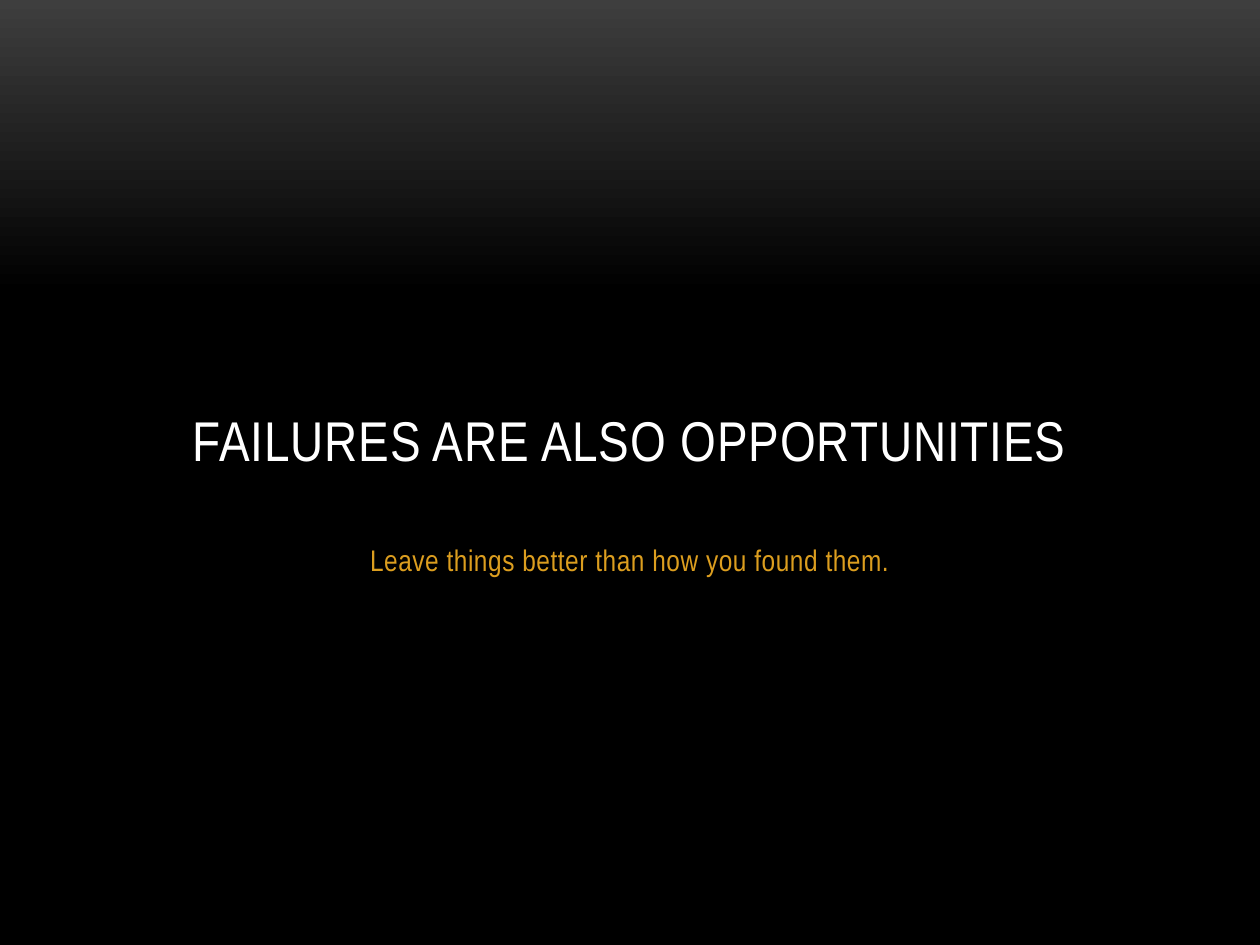
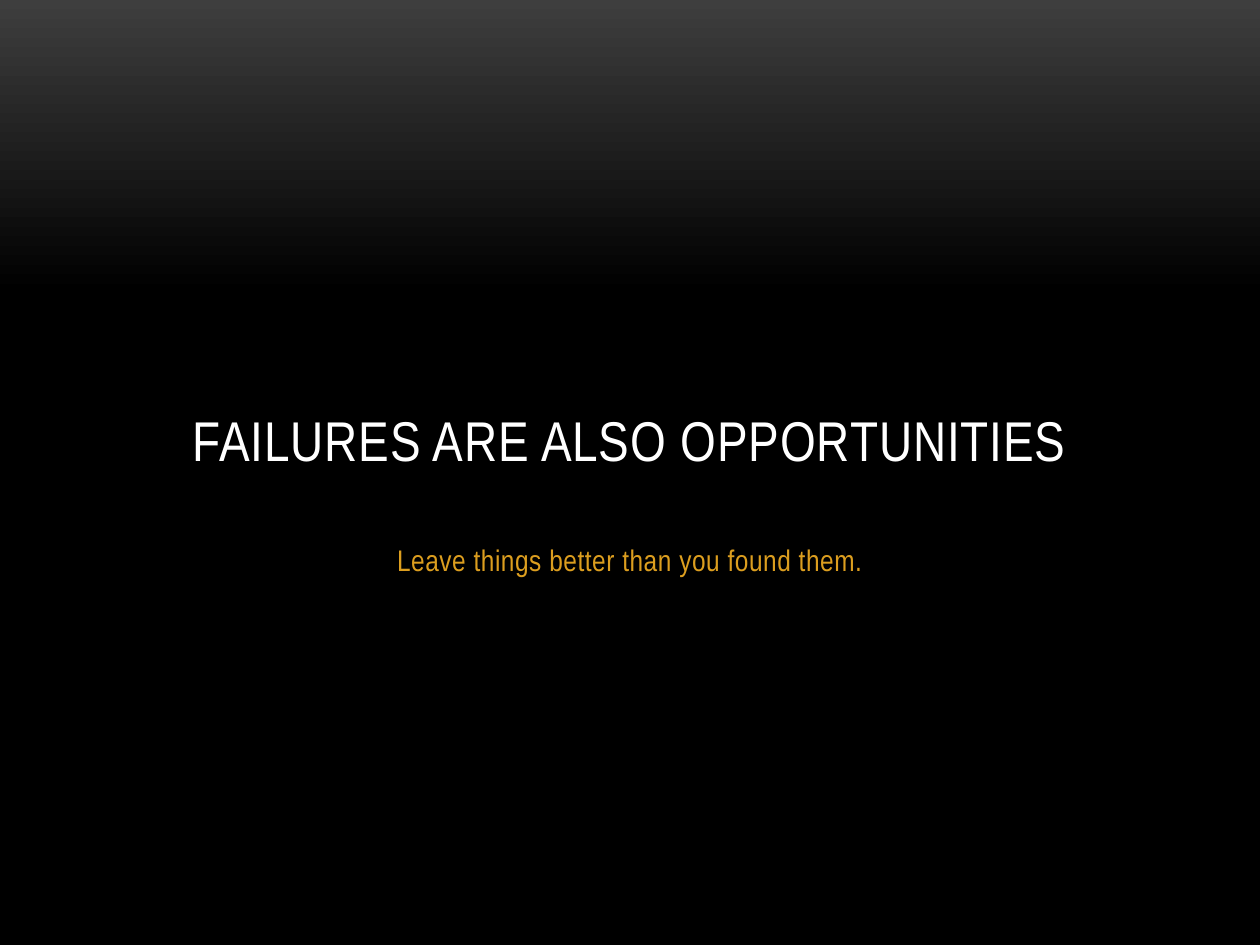
Before and after one commit to jdantonio/devbootcamp-2013-presentation, a slide deck: slide 14 of what-ive-learned-presentation.pptx (slide 19 before the commit). Drawn at 1260x945 pixels with LibreOffice and Linux fonts; fonts in the diff are those of the drawing; background and template pictures are left out. Boxes give left, top, right and bottom in pixels: in the first picture for what was removed or moved away, otherwise in the second. Text is boxed around its words. In the diff, an @@ line names an element or a change of style, - is before the commit and + after.

```diff
--- a/what-ive-learned-presentation.pptx
+++ b/what-ive-learned-presentation.pptx
@@ subtitle at [397, 549, 862, 577]: text changed @@
-Leave things better than how you found them.
+Leave things better than you found them.
```
Also in this commit, not shown: 2 other slides changed, 7 slides removed, 2 other files.
